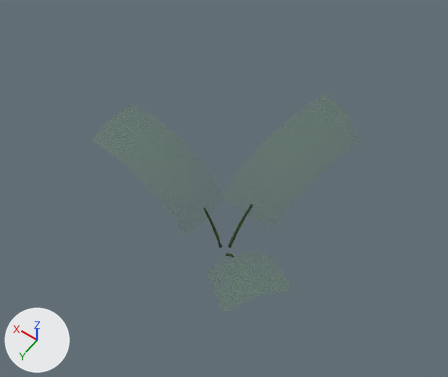
Before and after pictures for a commit that changed the FBX model unity/BinaryNestModAssets/Assets/Farming/Carrot/Models/CarrotSeedling.fbx.
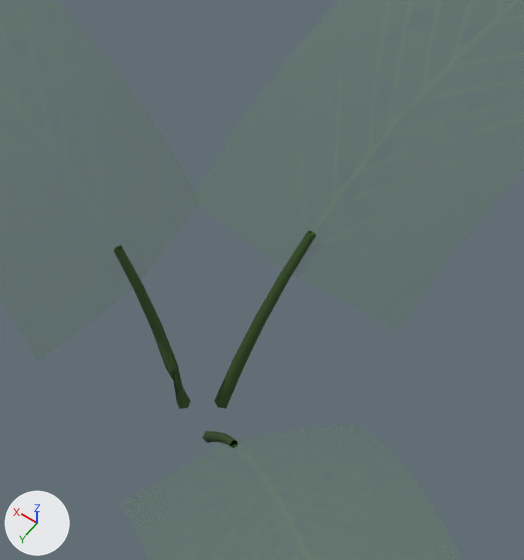
The first picture shows the older version from a 50 mm camera at (-0.131, 0.184, 0.356) aimed at (0.013, -0.017, 0.04). The close-ups show the older and then the newer version on the part from 39% to 68% of the width and 39% to 76% of the height of that picture. Only the edits that show in the close-ups are written down. Lighting does not change. The marker at lower left points along +X, +Y and +Z. Objects named as collision shapes, trigger or cutter boxes, shadow casters or lower levels of detail are left out. Where no turn or scale is listed for an object, it has been applied to the vertices.

The first close-up shows 'CarrotSeedling_LOD0'.
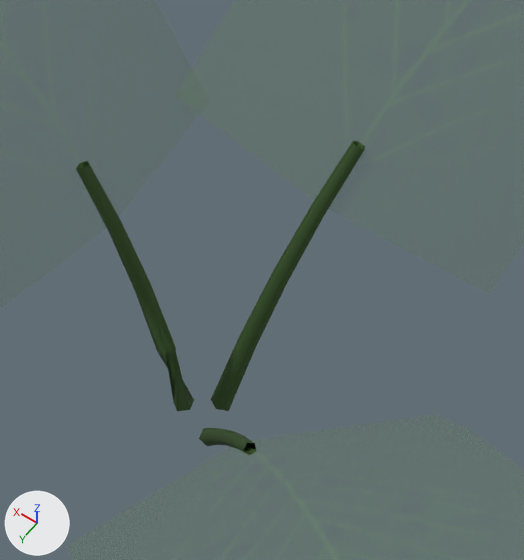
Where the change shows, as pixel boxes [x1, y1, x2, y2] in the close-ups (524 x 560 px; the box of a moved part takes in the faces that stretch with it):
'CarrotSeedling_LOD0', reshaped
    before: [114, 231, 316, 448]
    after: [76, 141, 365, 455]
part 1 of me_carrotseedling_lod0, moved or reshaped
    before: [114, 245, 191, 409]
    after: [76, 161, 194, 411]
part 2 of me_carrotseedling_lod0, moved or reshaped
    before: [202, 431, 238, 448]
    after: [199, 428, 256, 455]
part 3 of me_carrotseedling_lod0, moved or reshaped
    before: [214, 231, 316, 409]
    after: [211, 141, 365, 411]

Edits to the bpy script that builds the scene:
```text
Change me_carrotseedling_lod0:
    used by ob_carrotseedling_lod0; location = (0.0, 0.0, 0.0)
    remove me_carrotseedling_lod0.from_pydata(...)  # 138 vertices, 96 faces; spans x -0.067..0.094, y -0.106..0.063, z -0.001..0.068
    add me_carrotseedling_lod0.from_pydata(...)  # 138 vertices, 96 faces; spans x -0.101..0.139, y -0.156..0.095, z -0.001..0.102
    me_carrotseedling_lod0 part 1: the loose piece of 25 vertices spanning x 0.003..0.018, y -0.002..0.001, z 0.0..0.033 is scaled about its middle by 1.49, then moved by (0.003, 0.0, 0.008)
    me_carrotseedling_lod0 part 2: the loose piece of 25 vertices spanning x -0.017..-0.002, y 0.002..0.015, z -0.001..0.025 is scaled about its middle by 1.54, then moved by (-0.003, 0.003, 0.007)
    me_carrotseedling_lod0 part 3: the loose piece of 25 vertices spanning x -0.007..0.0, y -0.022..-0.003, z 0.0..0.032 is scaled about its middle by 1.49, then moved by (-0.001, -0.004, 0.008)
    other edits to the shape of me_carrotseedling_lod0 do not show in these pictures
```
